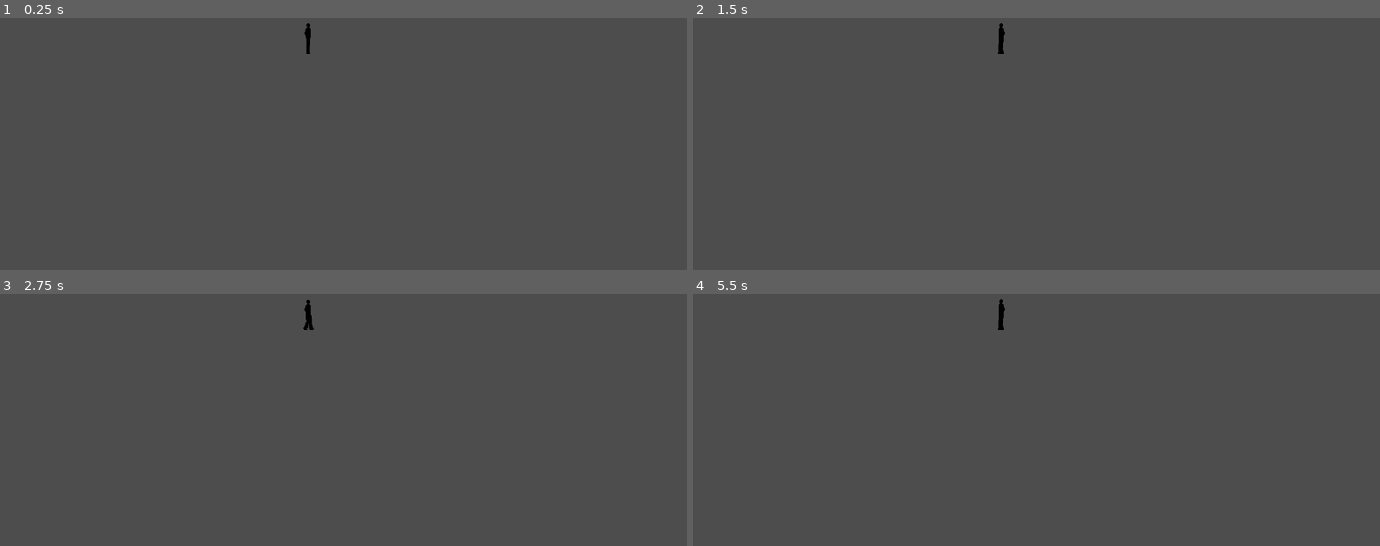
Above: before the commit, frames 1-4 (two rows, left to right).
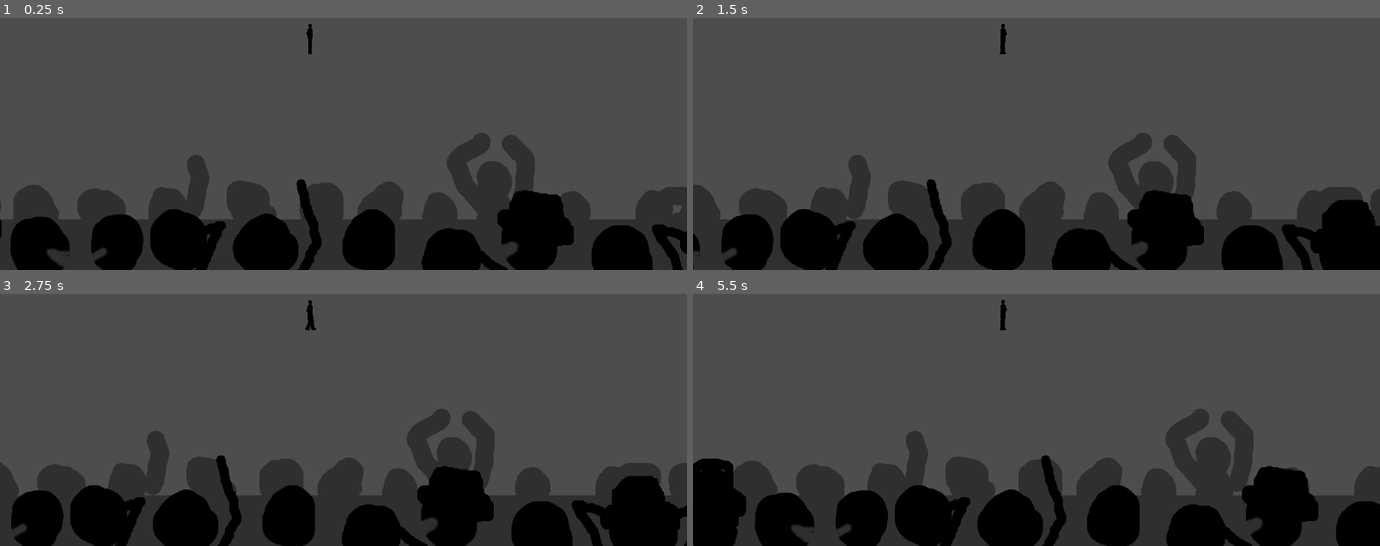
Above: after the commit, the same moments.

Repository: L-Lam/freudProject
Game: Godot game, scene res://scenes/main.tscn
The game is run twice, just before and just after one commit, with the same random seed, the same clock (stepped at 60 frames per second) and the same inputs.
Inputs:
- Up to frame 1 (0.25 s): no input
- Up to frame 2 (1.5 s): tap Enter at 0.5 s; hold Right (ui_right) 0.53-1.28 s; hold Left (ui_left) from 1.28 s (still down)
- Up to frame 3 (2.75 s): release Left (ui_left) at 2.03 s; hold Right (ui_right) from 2.03 s (still down)
- Up to frame 4 (5.5 s): release Right (ui_right) at 3.53 s; hold Left (ui_left) from 3.53 s (still down)

The runs differ from the first frame. In frame 1, 30% of the frame differs, in the area x 0-100%, y 2-100%; in frame 2, 31%; in frame 3, 30%; in frame 4, 31%.

Commit message:
experimental
tried some parallaxing, rough idea of what im trying to make

Diff:
--- a/scenes/main.tscn
+++ b/scenes/main.tscn
@@ -1,8 +1,10 @@
-[gd_scene load_steps=4 format=3 uid="uid://dnii3gvrl8glt"]
+[gd_scene load_steps=6 format=3 uid="uid://dnii3gvrl8glt"]
 
 [ext_resource type="PackedScene" uid="uid://cqhisn30cj517" path="res://scenes/player.tscn" id="1_38g7y"]
 [ext_resource type="Script" path="res://scenes/main.gd" id="1_xf6mb"]
 [ext_resource type="Script" path="res://scenes/player.gd" id="2_lydnn"]
+[ext_resource type="Texture2D" uid="uid://rsy6uqrikv0t" path="res://assets/audience1.png" id="4_3md8l"]
+[ext_resource type="Texture2D" uid="uid://cmpa4smxqfxn5" path="res://assets/audience0.png" id="4_kkcug"]
 
 [node name="Main" type="Node2D"]
 script = ExtResource("1_xf6mb")
@@ -10,3 +12,26 @@
 [node name="Player" parent="." instance=ExtResource("1_38g7y")]
 position = Vector2(646, 324)
 script = ExtResource("2_lydnn")
+
+[node name="Camera2D" type="Camera2D" parent="Player"]
+position = Vector2(70, 80)
+
+[node name="ParallaxBackground" type="ParallaxBackground" parent="."]
+
+[node name="ParallaxLayer2" type="ParallaxLayer" parent="ParallaxBackground"]
+position = Vector2(1464, 409)
+motion_scale = Vector2(1, 0)
+motion_mirroring = Vector2(2880, 0)
+
+[node name="Sprite2D" type="Sprite2D" parent="ParallaxBackground/ParallaxLayer2"]
+scale = Vector2(0.75, 0.75)
+texture = ExtResource("4_3md8l")
+
+[node name="ParallaxLayer" type="ParallaxLayer" parent="ParallaxBackground"]
+motion_scale = Vector2(2, 0)
+motion_mirroring = Vector2(2880, 0)
+
+[node name="Sprite2D" type="Sprite2D" parent="ParallaxBackground/ParallaxLayer"]
+position = Vector2(1435, 406)
+scale = Vector2(0.75, 0.75)
+texture = ExtResource("4_kkcug")
--- a/scenes/player.gd
+++ b/scenes/player.gd
@@ -11,8 +11,10 @@
 	if Input.is_action_pressed("ui_left"):
 		$AnimatedSprite2D.flip_h = true
 		$AnimatedSprite2D.play("move")
+		position.x -= 2
 	elif Input.is_action_pressed("ui_right"):
 		$AnimatedSprite2D.flip_h = false
 		$AnimatedSprite2D.play("move")
+		position.x += 2
 	else:
 		$AnimatedSprite2D.play("idle")
Binary file added: assets/audience0.png
Not shown, added: assets/audience0.png.import
Binary file added: assets/audience1.png
Not shown, added: assets/audience1.png.import
